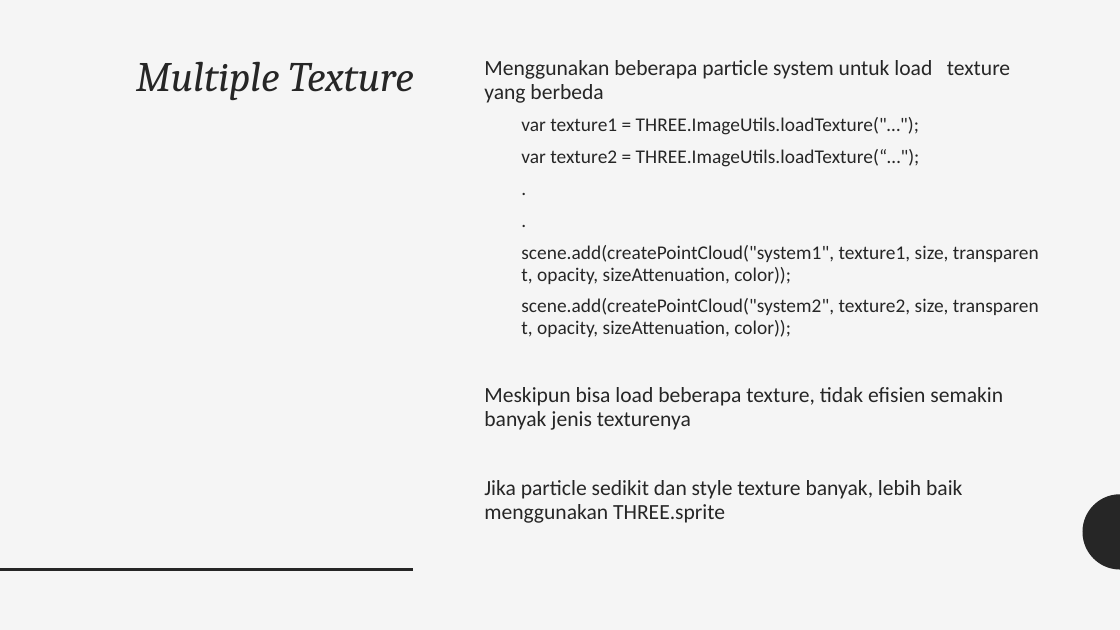
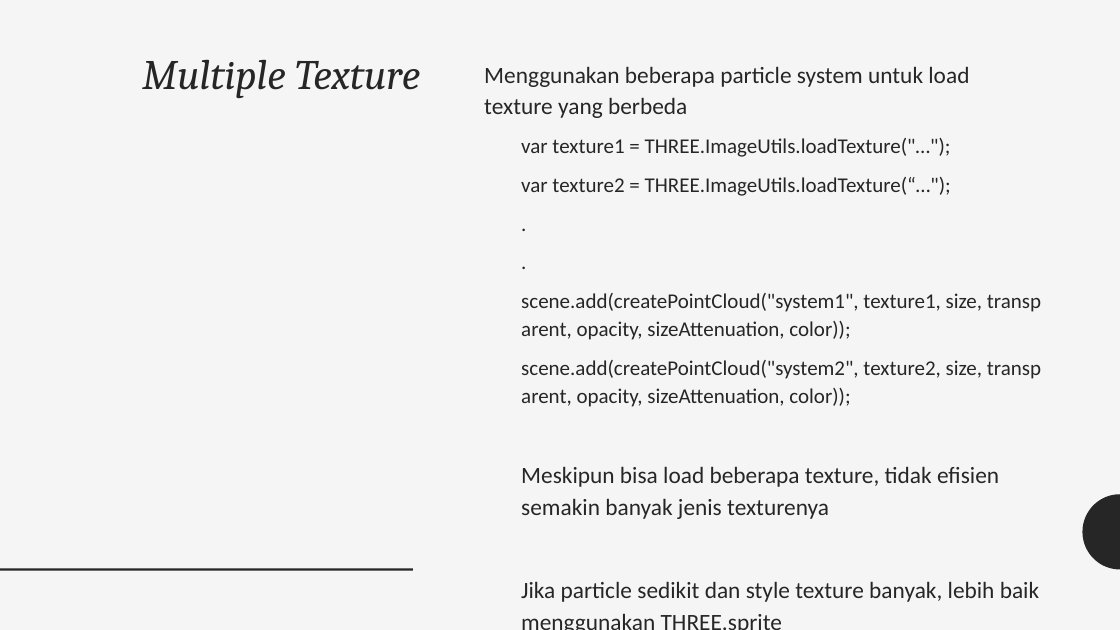
Before and after one commit to grafkom-d-if-its-2019/threejs-presentation-yolo, a slide deck: slide 12 of presentation/Particles, Sprites, and the Point Cloud.pptx (slide 10 before the commit). Drawn at 1120x630 pixels with LibreOffice and Linux fonts; fonts in the diff are those of the drawing. Boxes give left, top, right and bottom in pixels: in the first picture for what was removed or moved away, otherwise in the second. Text is boxed around its words. In the diff, an @@ line names an element or a change of style, - is before the commit and + after.

```diff
--- a/presentation/Particles, Sprites, and the Point Cloud.pptx
+++ b/presentation/Particles, Sprites, and the Point Cloud.pptx
@@ text "Multiple Texture": place and size @@
-text "Multiple Texture" at <box>136,61,414,100</box>
+text "Multiple Texture" at <box>142,59,420,98</box>
@@ text "Menggunakan beberapa particle system untuk ..." at <box>484,66,1039,602</box>: size 18.5 to 20 pt in "Menggunakan beberapa particle system untuk load texture ...", "Meskipun bisa load beberapa texture, tidak efisien ...", "Jika particle sedikit dan style texture banyak, ..."; size 16.6 to 18 pt in "var texture1 = THREE.ImageUtils.loadTexture("…");", "var texture2 = THREE.ImageUtils.loadTexture(“…");", ".", "." and 2 more places; line spacing 0.92 to 1.12; list level 2 to 1 in "var texture1 = THREE.ImageUtils.loadTexture("…");"; list level 2 to 1 in "var texture2 = THREE.ImageUtils.loadTexture(“…");"; list level 2 to 1 in "."; list level 2 to 1 in "scene.add(createPointCloud("system1", texture1, size, transp ..."; list level 2 to 1 in "scene.add(createPointCloud("system2", texture2, size, transp ..." @@
```
Also in this commit, not shown: 11 other slides changed, 6 slides added.
